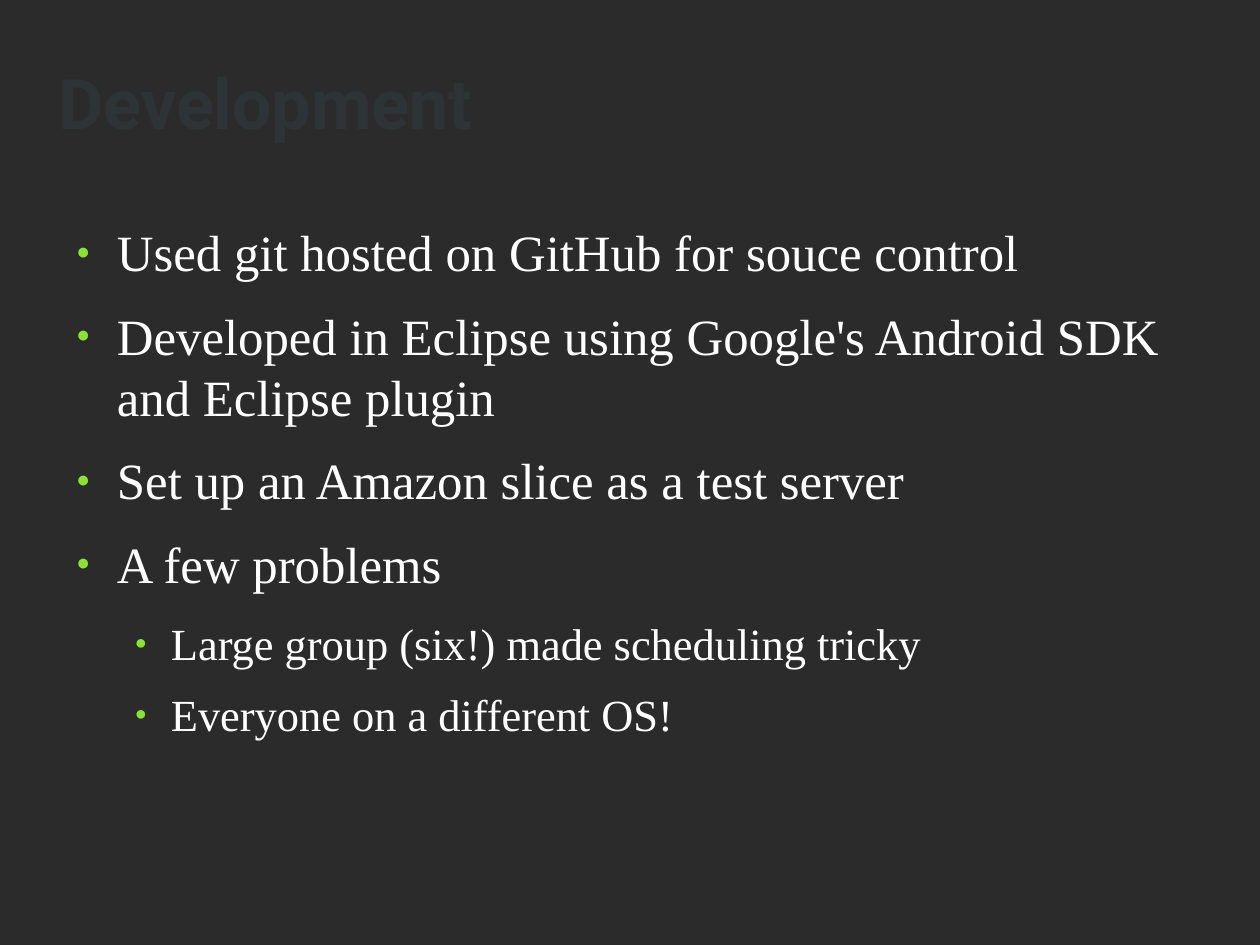
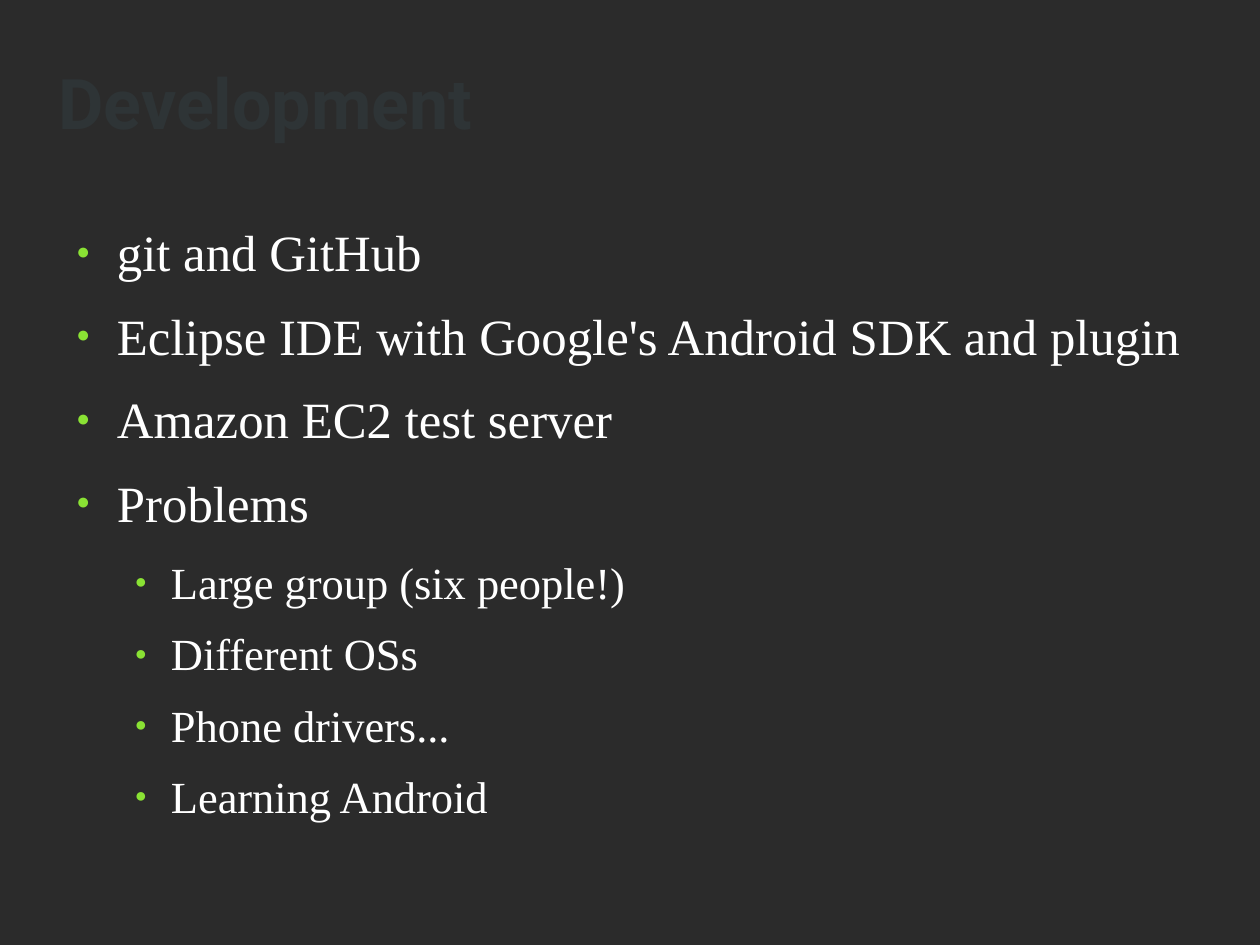
Before and after one commit to aewalker/Survey-Droid, a slide deck: slide 12 of doc/presentation-slides.odp. Drawn at 1260x945 pixels with LibreOffice and Linux fonts; fonts in the diff are those of the drawing; background and template pictures are left out; a plain dark background stands for a picture behind light text. Boxes give left, top, right and bottom in pixels: in the first picture for what was removed or moved away, otherwise in the second. Text is boxed around its words. In the diff, an @@ line names an element or a change of style, - is before the commit and + after.

```diff
--- a/doc/presentation-slides.odp
+++ b/doc/presentation-slides.odp
@@ text at box(117, 235, 1180, 822): text changed @@
-● Used git hosted on GitHub for souce control
-● Developed in Eclipse using Google's Android SDK and Eclipse plugin
-● Set up an Amazon slice as a test server
-● A few problems
-  ● Large group (six!) made scheduling tricky
-  ● Everyone on a different OS!
+● git and GitHub
+● Eclipse IDE with Google's Android SDK and plugin
+● Amazon EC2 test server
+● Problems
+  ● Large group (six people!)
+  ● Different OSs
+  ● Phone drivers...
+  ● Learning Android
```
Also in this commit, not shown: 9 other slides changed, 2 other files.
